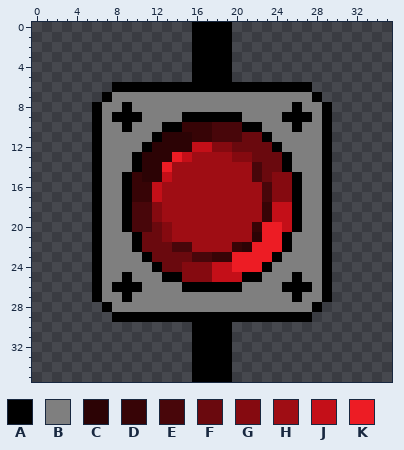
Edited in one commit: pixel-art sprite (Circuitor/src/Resource/SWITCH/TACT/0_1.png). Above is the file before it was changed.
The file is 36x36 pixels.
Palette (. is transparent): A #000000  B #7f7f7f  C #2c0305  D #370406  E #48060a  F #6a090e  G #850a10  H #9f0d14  J #c40f18  K #ed1c24
Pixels before, first column x 6:
 0 ..........AAAA..........
 1 ..........AAAA..........
 2 ..........AAAA..........
 3 ..........AAAA..........
 4 ..........AAAA..........
 5 ..........AAAA..........
 6 ..AAAAAAAAAAAAAAAAAAAA..
 7 .ABBBBBBBBBBBBBBBBBBBBA.
 8 ABBABBBBBBBBBBBBBBBBABBA
 9 ABAAABBBBAAAAAABBBBAAABA
10 ABBABBBAADDDEEEAABBBABBA
11 ABBBBBACCCDDEEEFFABBBBBA
12 ABBBBACCCCJJGGFFFFABBBBA
13 ABBBACCCKJHHHHGGFFFABBBA
14 ABBBACCKHHHHHHHHEFFABBBA
15 ABBADCCJHHHHHHHHEFGGABBA
16 ABBADDJHHHHHHHHHHEGGABBA
17 ABBADDJHHHHHHHHHHEGGABBA
18 ABBAEEGHHHHHHHHHHDJJABBA
19 ABBAEEGHHHHHHHHHHDJJABBA
20 ABBAEEFGHHHHHHHHDKKJABBA
21 ABBBAFFGHHHHHHHHCKKABBBA
22 ABBBAFFFEEHHHHDCKKKABBBA
23 ABBBBAFFFFEEDDKKKKABBBBA
24 ABBBBBAFFGGGJJKKKABBBBBA
25 ABBABBBAAGGGJJJAABBBABBA
26 ABAAABBBBAAAAAABBBBAAABA
27 ABBABBBBBBBBBBBBBBBBABBA
28 .ABBBBBBBBBBBBBBBBBBBBA.
29 ..AAAAAAAAAAAAAAAAAAAA..
30 ..........AAAA..........
31 ..........AAAA..........
32 ..........AAAA..........
33 ..........AAAA..........
34 ..........AAAA..........
35 ..........AAAA..........
And afterwards:
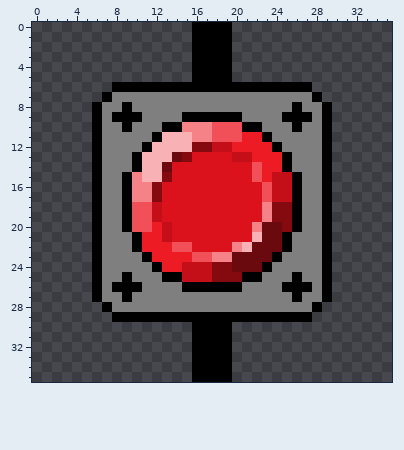
From old to new:
colour C: #2c0305 -> #f8b1b5
colour D: #370406 -> #f48287
colour E: #48060a -> #f15058
colour F: #6a090e -> #ed1c24
colour G: #850a10 -> #c40f18
colour H: #9f0d14 -> #db111c
colour J: #c40f18 -> #850a10
colour K: #ed1c24 -> #6a090e
